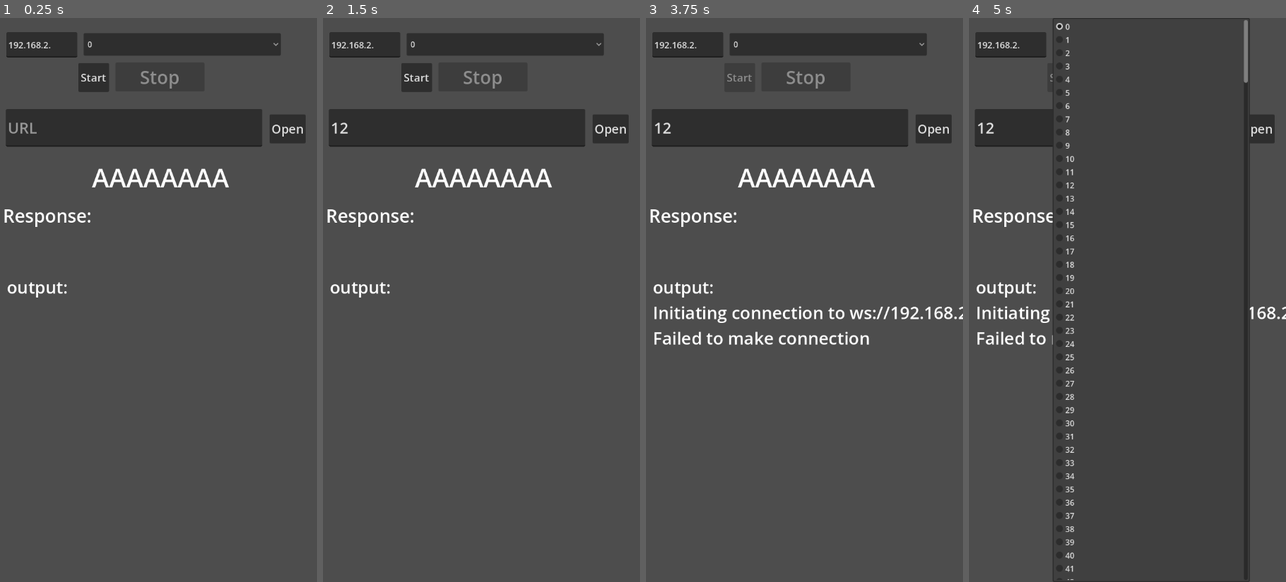
Above: before the commit, frames 1-4 (left to right).
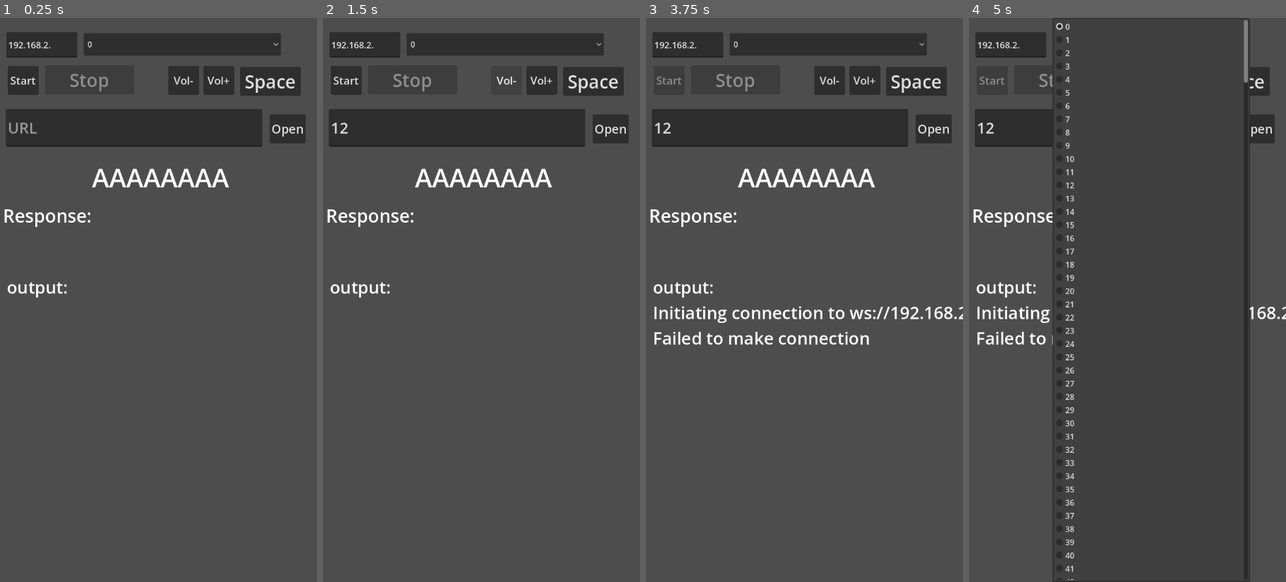
Above: after the commit, the same moments.

Repository: TechHog8984/netmouse-client
Game: Godot game, scene res://node_2d.tscn
Same seed, same stepped clock (60 frames per second), same inputs: the game is played once before the commit and once after it.
Inputs (mouse positions are in pixels of both pictures, inside the frame that each line leads up to):
- Up to frame 1 (0.25 s): no input
- Up to frame 2 (1.5 s): click (456, 125) at 0.52 s; type "12" at 0.6 s; click (506, 80) at 1.25 s, where only the run after the commit has a clickable "Vol-"
- Up to frame 3 (3.75 s): click (864, 80) at 2 s, where only the run after the commit has a clickable "Vol+"; click (915, 80) at 2.75 s, where only the run after the commit has a clickable "Space"; click "Start" at 3.5 s
- Up to frame 4 (5 s): click "0" at 4.25 s

The runs differ from the first frame. In frame 1, 2.3% of the frame differs, in the area x 2-95%, y 8-14%; in frame 2, 2.2%; in frame 3, 1.8%; in frame 4, 0.4%.

Commit message:
added volume buttons and space bar button

Diff:
--- a/node_2d.gd
+++ b/node_2d.gd
@@ -13,9 +13,16 @@
     $StopButton.pressed.connect(stop)
     $StartButton.pressed.connect(_on_start_button)
     $OpenUrlButton.pressed.connect(_on_open_url_button)
+    $VolDownButton.pressed.connect(_on_vol_down_button)
+    $VolUpButton.pressed.connect(_on_vol_up_button)
+    $SpaceButton.pressed.connect(_on_space_button)
 
 var has_connected = false
 var has_initialized = false
+
+var wants_voldown = false
+var wants_volup = false
+var wants_space = false
 
 func start():
     logstr("Initiating connection to %s" % websocket_url)
@@ -39,6 +46,13 @@
     if not has_initialized:
         return
     socket.send_text("openurl %s" % $UrlEdit.text)
+
+func _on_vol_up_button():
+    wants_volup = true
+func _on_vol_down_button():
+    wants_voldown = true
+func _on_space_button():
+    wants_space = true
 
 func stop():
     if has_connected:
@@ -95,6 +109,15 @@
                         socket.send_text("click3")
                     if press3:
                         socket.send_text("click4")
+                if wants_voldown:
+                    socket.send_text("voldown")
+                    wants_voldown = false
+                if wants_volup:
+                    socket.send_text("volup")
+                    wants_volup = false
+                if wants_space:
+                    socket.send_text("space")
+                    wants_space = false
             else:
                 logstr("Connection is open.")
                 var size = DisplayServer.screen_get_size()
--- a/node_2d.tscn
+++ b/node_2d.tscn
@@ -32,20 +32,44 @@
 script = ExtResource("2_0e48y")
 
 [node name="StartButton" type="Button" parent="." unique_id=912868365]
-offset_left = 160.0
-offset_top = 92.0
-offset_right = 223.0
-offset_bottom = 151.0
+offset_left = 16.0
+offset_top = 98.0
+offset_right = 79.0
+offset_bottom = 157.0
 theme_override_font_sizes/font_size = 22
 text = "Start"
 
 [node name="StopButton" type="Button" parent="." unique_id=1074006984]
-offset_left = 236.0
-offset_top = 91.0
-offset_right = 418.0
-offset_bottom = 150.0
+offset_left = 92.0
+offset_top = 97.0
+offset_right = 274.0
+offset_bottom = 156.0
 theme_override_font_sizes/font_size = 37
 text = "Stop"
+
+[node name="VolDownButton" type="Button" parent="." unique_id=1862405914]
+offset_left = 344.0
+offset_top = 98.0
+offset_right = 407.0
+offset_bottom = 157.0
+theme_override_font_sizes/font_size = 22
+text = "Vol-"
+
+[node name="VolUpButton" type="Button" parent="." unique_id=775151944]
+offset_left = 416.0
+offset_top = 98.0
+offset_right = 479.0
+offset_bottom = 157.0
+theme_override_font_sizes/font_size = 22
+text = "Vol+"
+
+[node name="SpaceButton" type="Button" parent="." unique_id=1495550014]
+offset_left = 491.0
+offset_top = 100.0
+offset_right = 615.0
+offset_bottom = 159.0
+theme_override_font_sizes/font_size = 37
+text = "Space"
 
 [node name="UrlEdit" type="LineEdit" parent="." unique_id=456231571]
 offset_left = 12.0
